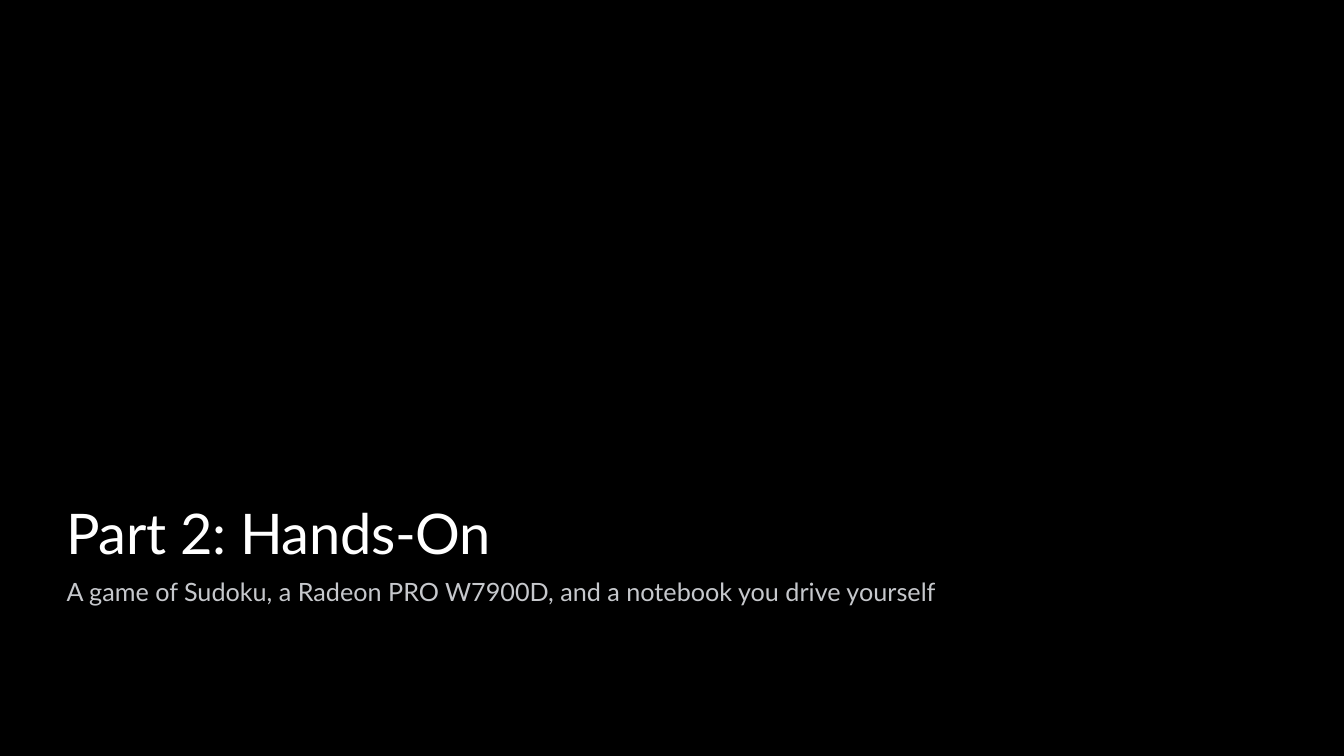
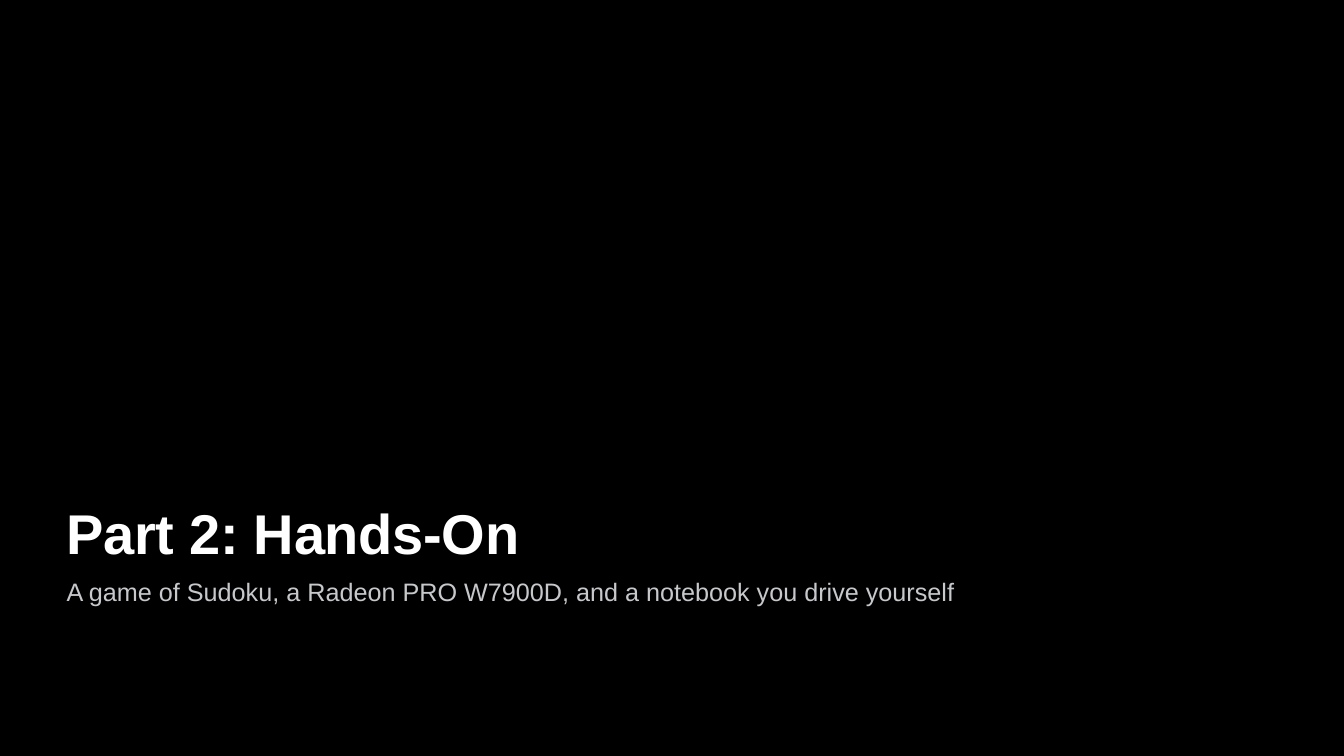
Before and after one commit to TwelveNights/Unsloth-RL-Workshop-on-Radeon, a slide deck: slide 12 of docs/AMD-Unsloth-GRPO-Fine-tuning1.pptx (slide 11 before the commit). Drawn at 1344x756 pixels with LibreOffice and Linux fonts; fonts in the diff are those of the drawing; background and template pictures are left out. Boxes give left, top, right and bottom in pixels: in the first picture for what was removed or moved away, otherwise in the second. Text is boxed around its words. In the diff, an @@ line names an element or a change of style, - is before the commit and + after.

Commit message:
Move slides to AI DevDay template; update notebook URL and password

```diff
--- a/docs/AMD-Unsloth-GRPO-Fine-tuning1.pptx
+++ b/docs/AMD-Unsloth-GRPO-Fine-tuning1.pptx
@@ title "Part 2: Hands-On" at (x1=67, y1=513, x2=519, y2=555): font Lato to Arial, bold on @@
@@ text "A game of Sudoku, a ..." at (x1=67, y1=582, x2=954, y2=607): font Lato to Arial @@
```
Also in this commit, not shown: 17 other slides changed, 1 slide added, 1 other file.
